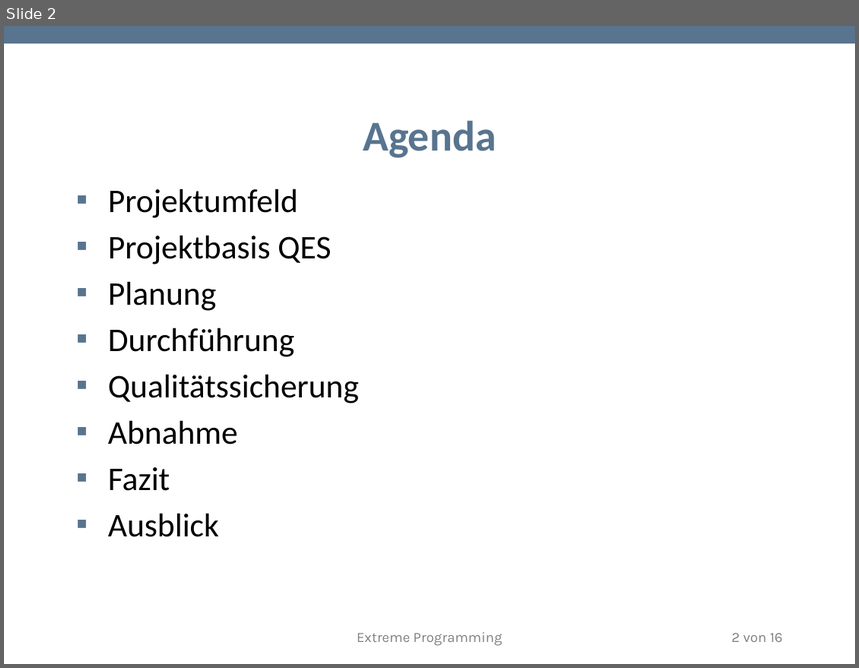
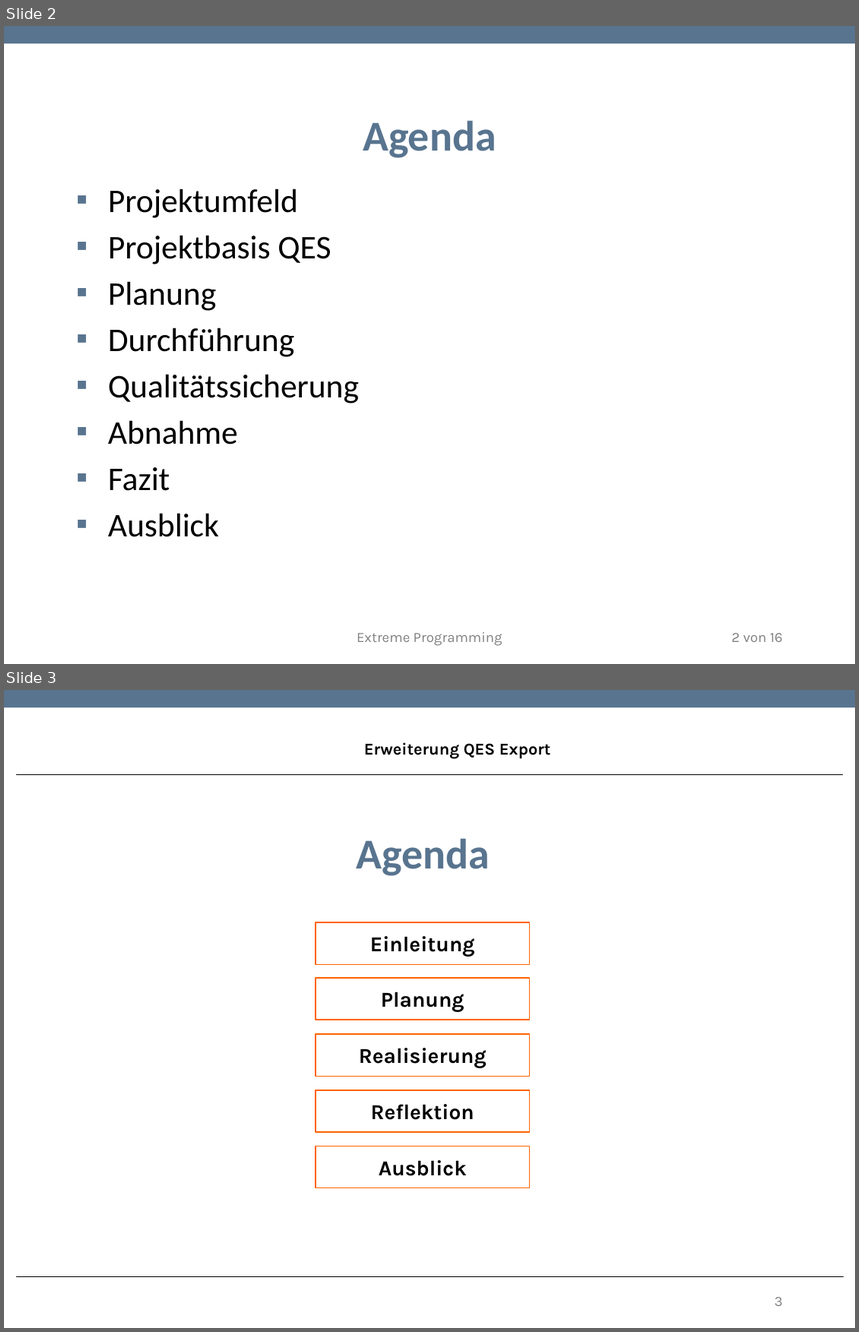
Before and after one commit to TwoHorus/dbExelExportLaravel, a slide deck: DOC/Fachgespraech.pptx. Shown one above the other, each under a label of ours: slide 2 before the commit, slides 2 and 3 after it. The pictures are 859x668 and 859x1332 pixels, drawn with LibreOffice and Linux fonts; fonts in the diff are those of the drawing; background and template pictures are left out. Boxes give left, top, right and bottom in pixels: in the first picture for what was removed or moved away, otherwise in the second. Text is boxed around its words. In the diff, an @@ line names an element or a change of style, - is before the commit and + after.

```diff
--- a/DOC/Fachgespraech.pptx
+++ b/DOC/Fachgespraech.pptx
@@ slide 3 added at (4,690,855,1328), background #FFFFFF; not listed: 1 template element that a slide beside it also shows @@
@@ text added at (364,742,551,759), 14 pt, text #000000, bold @@
+Erweiterung QES Export
@@ line added from (16, 774) to (843, 774), #000000 0.75 pt @@
@@ title added at (356,838,490,876), 36 pt, text #58748F, bold @@
+Agenda
@@ rectangle added at (316,923,529,964), fill #FFFFFF, outline #FF6400 0.85 pt, 18 pt, text #000000, bold @@
+Einleitung
@@ rectangle added at (316,978,529,1019), fill #FFFFFF, outline #FF6400 0.85 pt, 18 pt, text #000000, bold @@
+Planung
@@ rectangle added at (316,1035,529,1076), fill #FFFFFF, outline #FF6400 0.85 pt, 18 pt, text #000000, bold @@
+Realisierung
@@ rectangle added at (316,1090,529,1132), fill #FFFFFF, outline #FF6400 0.85 pt, 18 pt, text #000000, bold @@
+Reflektion
@@ rectangle added at (316,1146,529,1188), fill #FFFFFF, outline #FF6400 0.85 pt, 18 pt, text #000000, bold @@
+Ausblick
@@ line added from (17, 1277) to (843, 1277), #000000 0.75 pt @@
@@ page number added at (775,1297,783,1306), 12 pt, text #808080 @@
+3
```
Also in this commit, not shown: 4 other slides added.
